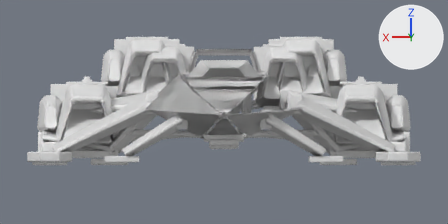
A saved change to the Blender file ExtractStardustRDD/Art/Vehicles_V2/STRIX/STRIX_v3_Yinvertido.blend.
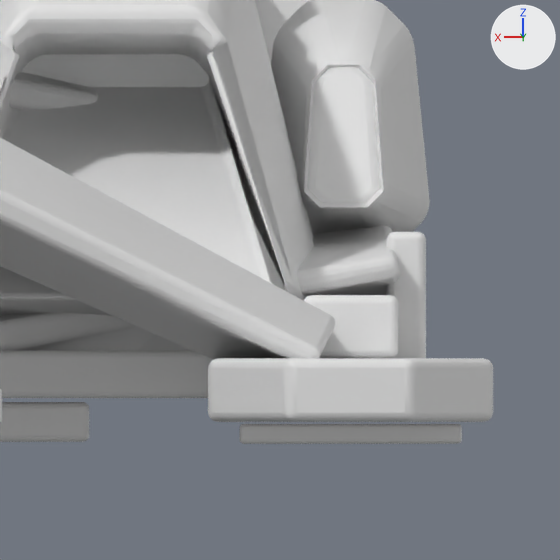
The first picture shows the older version from the file's camera 'Cam_Front'. The close-ups show the older and then the newer version on the part from 77% to 96% of the width and 43% to 82% of the height of that picture. Only the edits that show in the close-ups are written down. Lighting does not change. The marker at upper right points along +X, +Y and +Z.

The first close-up shows 'Y1_Leg_L', 'Y1_Ski_L', 'Y1_Ski_L_AnkleJoint', 'Y1_Ski_L_Emitter0', 'Y2_Prop_L_Intake', 'Y2_Prop_L_Mount0', 'Y2_Prop_L_SideScoop', 'Y2_Prop_L_VectorJoint', 'Y2_RearLeg_L', 'Y3_Endplate_L', 'Y3_KneeEmitter_L', 'Y3_LegOuter_L' and 3 more.
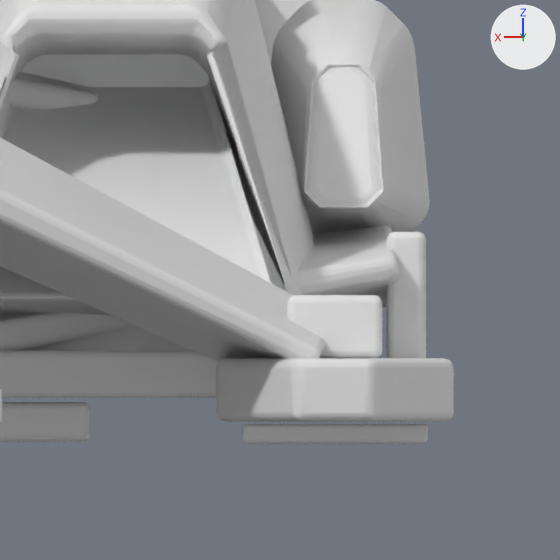
Boxes [x1, y1, x2, y2] around the edits, measured in the close-ups (560 x 560 px; the box of a moved part takes in the faces that stretch with it):
'Y1_Ski_L', reshaped (16% narrower): before [208, 358, 493, 422]; after [216, 358, 454, 422]
'Y1_Ski_L_AnkleJoint', moved: before [304, 295, 398, 358]; after [287, 295, 382, 358]
'Y1_Ski_L_Emitter0', moved, rescaled (16% narrower): before [240, 424, 462, 444]; after [242, 424, 428, 444]
part 1 of me_y1_ski_l, moved or reshaped: before [209, 360, 291, 421]; after [217, 360, 299, 421]
part 2 of me_y1_ski_l, moved or reshaped: before [208, 362, 211, 417]; after [216, 362, 219, 417]
part 3 of me_y1_ski_l, moved or reshaped: before [287, 360, 493, 420]; after [294, 360, 453, 419]
part 4 of me_y1_ski_l, moved or reshaped: before [211, 358, 493, 422]; after [219, 358, 454, 422]

The change, as a diff of the scene's bpy script:
```diff
--- a/ExtractStardustRDD/Art/Vehicles_V2/STRIX/STRIX_v3_Yinvertido.blend.py
+++ b/ExtractStardustRDD/Art/Vehicles_V2/STRIX/STRIX_v3_Yinvertido.blend.py
@@ me_y1_ski_l @@
 # used by ob_y1_ski_l; location = (0.0, 0.0, 0.0)
-me_y1_ski_l.from_pydata(...)  # 12 vertices, 8 faces; spans x -1.58..-1.22, y -2.75..0.95, z 0.22..0.3
+me_y1_ski_l.from_pydata(...)  # 12 vertices, 8 faces; spans x -1.53..-1.23, y -0.85..0.55, z 0.22..0.3
+# me_y1_ski_l part 1: all 4 vertices in x -1.32..-1.22, y 0.73..0.95, z 0.22..0.3 are moved by (-0.01, -0.4, 0.0)
+# me_y1_ski_l part 2: all 2 vertices in x -1.22, y -2.75, z 0.22..0.3 are moved by (-0.01, 1.9, 0.0)
+# me_y1_ski_l part 3: all 4 vertices in x -1.58..-1.48, y 0.73..0.95, z 0.22..0.3 are moved by (0.05, -0.4, 0.0)
+# me_y1_ski_l part 4: all 2 vertices in x -1.58, y -2.75, z 0.22..0.3 are moved by (0.05, 1.9, 0.0)
 me_y1_ski_l.materials.append(mat_v2_mechanical)
@@ me_y1_ski_l_emitter0 @@
 # used by ob_y1_ski_l_emitter0; location = (0.0, 0.0, 0.0)
-me_y1_ski_l_emitter0.from_pydata(...)  # 8 vertices, 6 faces; spans x -1.54..-1.26, y 0.29..0.71, z 0.192..0.218
+me_y1_ski_l_emitter0.from_pydata(...)  # 8 vertices, 6 faces; spans x -1.497..-1.263, y -0.11..0.31, z 0.192..0.218
+# me_y1_ski_l_emitter0 part 5: the whole mesh is scaled about its middle by (0.833, 1, 1), then moved by (0.02, -0.4, 0.0)
 me_y1_ski_l_emitter0.materials.append(mat_v2_hover_grey)
@@ me_y1_ski_l_anklejoint @@
 # used by ob_y1_ski_l_anklejoint; location = (0.0, 0.0, 0.0)
-me_y1_ski_l_anklejoint.from_pydata(...)  # 8 vertices, 6 faces; spans x -1.46..-1.34, y -0.9..-0.4, z 0.3..0.38
+me_y1_ski_l_anklejoint.from_pydata(...)  # 8 vertices, 6 faces; spans x -1.44..-1.32, y -0.15..0.35, z 0.3..0.38
+# me_y1_ski_l_anklejoint part 6: the whole mesh is moved by (0.02, 0.75, 0.0)
 me_y1_ski_l_anklejoint.materials.append(mat_v2_structure_grey)
```
